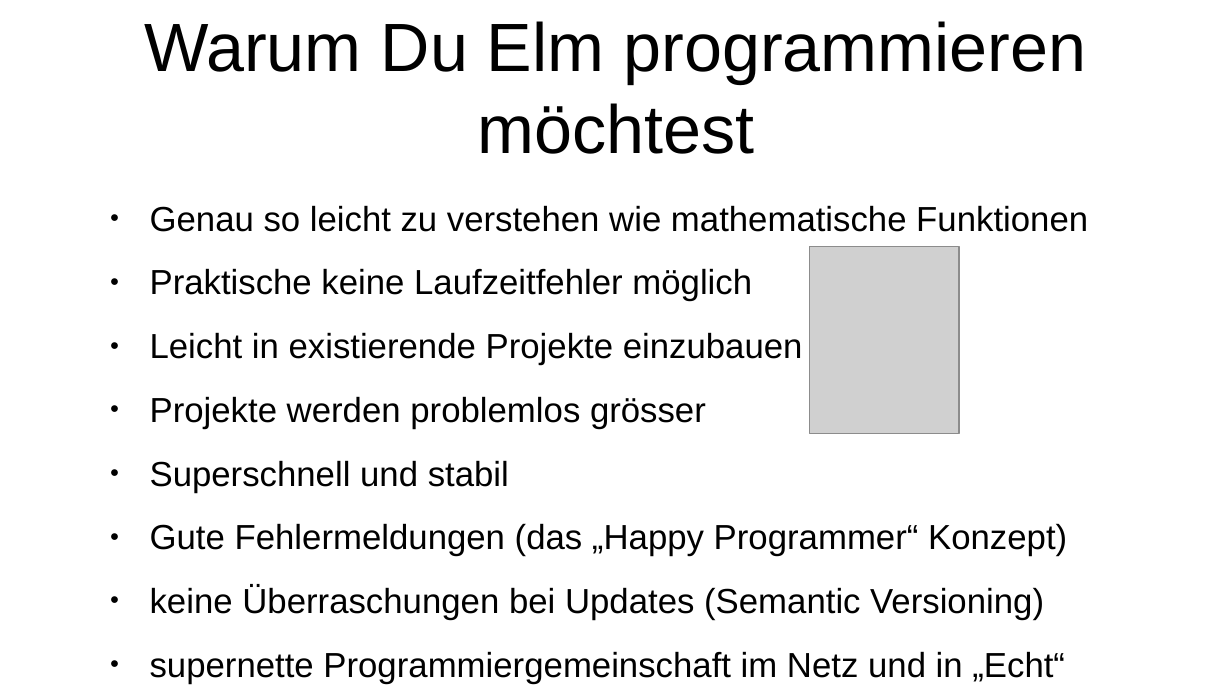
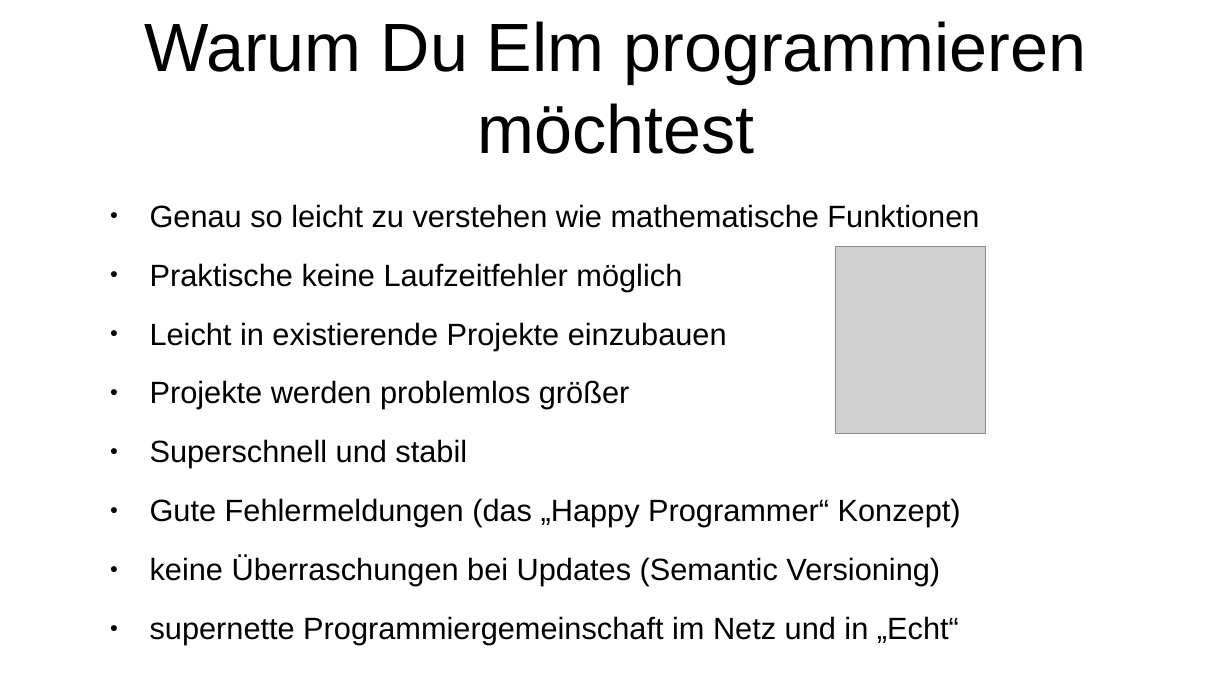
Before and after one commit to zmijunkie/elm-user-gruppe-dortmund, a slide deck: slide 2 of Flyer02.odp. Drawn at 1232x693 pixels with LibreOffice and Linux fonts; fonts in the diff are those of the drawing; grey boxes stand for pictures. Boxes give left, top, right and bottom in pixels: in the first picture for what was removed or moved away, otherwise in the second. Text is boxed around its words. In the diff, an @@ line names an element or a change of style, - is before the commit and + after.

```diff
--- a/Flyer02.odp
+++ b/Flyer02.odp
@@ text at (150, 204, 979, 645): size 22.4 to 19.8 pt @@
@@ picture: place and size @@
-picture at (809, 246, 959, 433)
+picture at (836, 246, 986, 433)
@@ text at (150, 380, 629, 409): text changed; size 22.4 to 19.8 pt @@
-● Projekte werden problemlos grösser
+● Projekte werden problemlos größer
```
Also in this commit, not shown: 2 other slides changed, 2 other files.
